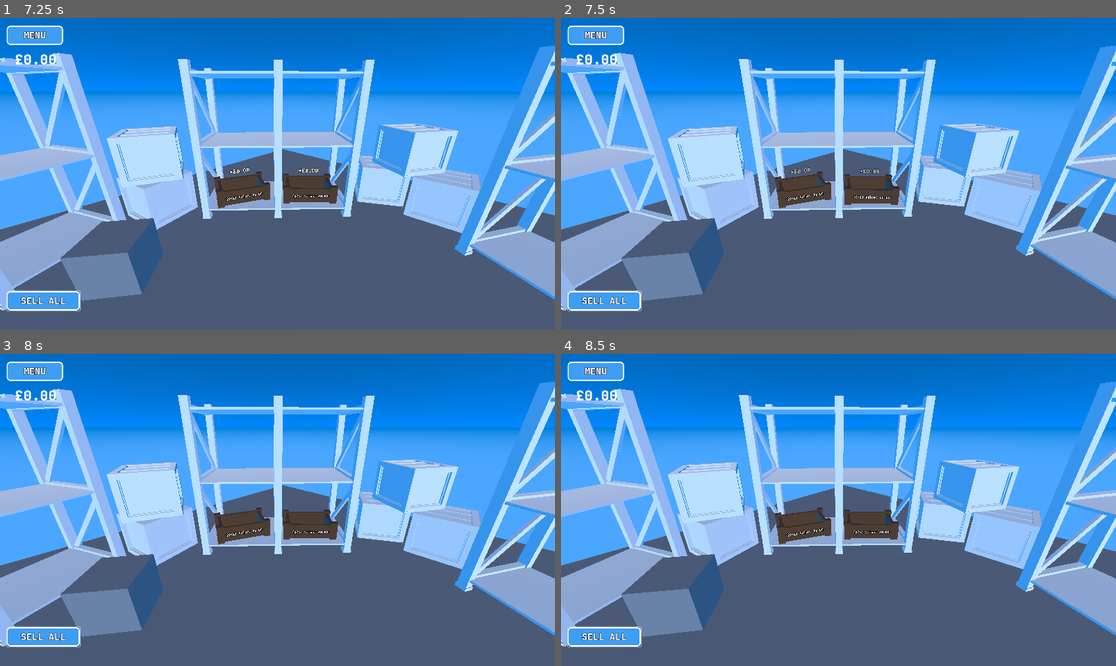
Above: before the commit, frames 1-4 (two rows, left to right).
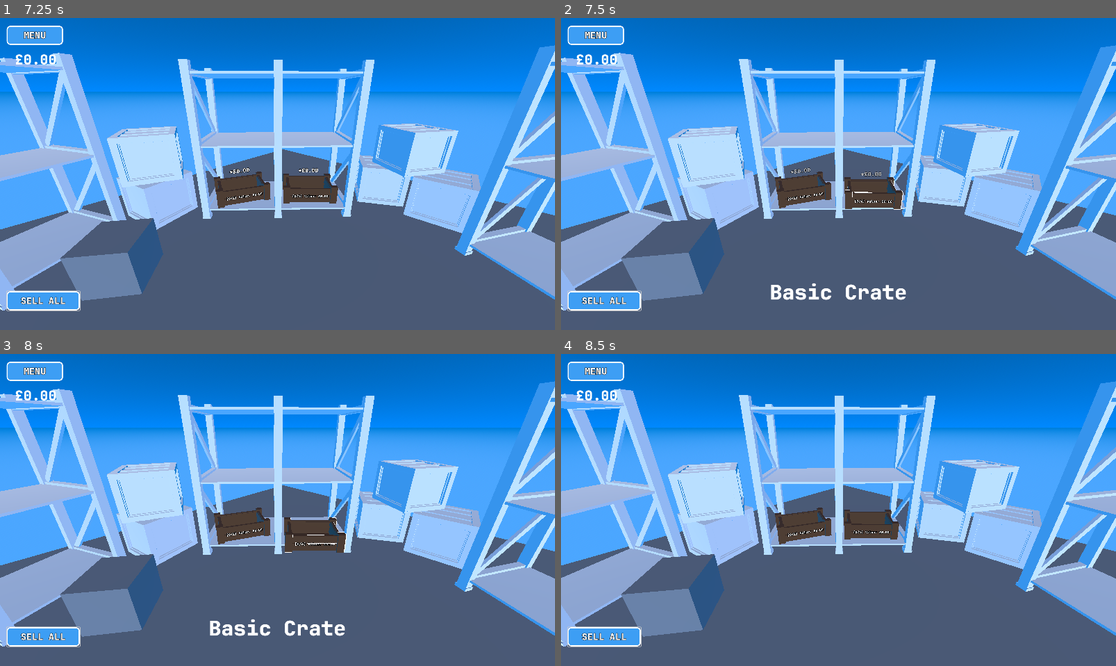
Above: after the commit, the same moments.

Repository: corporal1chicken/our-first-egg
Game: Godot game, scene res://world.tscn
The game is run twice, just before and just after one commit, with the same random seed, the same clock (stepped at 60 frames per second) and the same inputs.
Inputs (mouse positions are in pixels of both pictures, inside the frame that each line leads up to):
- Up to frame 1 (7.25 s): click "PLAY" at 0.5 s; click "SELL ALL" at 1.25 s; click "MENU" at 2 s; click "PLAY" at 2.75 s; click "SELL ALL" at 3.5 s; click "SELL ALL" at 4.25 s; tap Enter at 5 s; move the mouse to (249, 236) at 5.02 s; click (249, 236) at 5.17 s; tap Space at 5.75 s; move the mouse to (444, 220) at 5.77 s; click (444, 220) at 5.92 s; move the mouse to (111, 127) at 6.52 s; click (111, 127) at 6.67 s
- Up to frame 2 (7.5 s): tap Enter at 7.25 s; move the mouse to (866, 174) at 7.27 s; click (866, 174) at 7.42 s
- Up to frame 3 (8 s): no input
- Up to frame 4 (8.5 s): move the mouse to (755, 432) at 8.02 s; click (755, 432) at 8.17 s

Frame 1 is identical in both runs. In frame 2, 1.0% of the frame differs, in the area x 37-63%, y 48-91%; in frame 3, 1.4%, in the area x 37-63%, y 49-91%; in frame 4, nothing differs.

Commit message:
Core Rewrite + Bug Fixes

Diff:
--- a/globals/manager.gd
+++ /dev/null
@@ -1,35 +0,0 @@
-extends Node
-
-var is_on_menu: bool = true
-
-var holding_egg: bool = false
-var egg_scene: Interactable
-
-var player_money: float = 0.0
-
-func set_egg(egg: PackedScene):
-	var clone: Interactable = egg.instantiate()
-	get_tree().current_scene.add_child(clone)
-
-	egg_scene = clone
-	clone.call("spawn_egg")
-
-func set_holding_egg():
-	holding_egg = true
-	Signals.is_holding_egg.emit()
-
-func cancel_egg():
-	holding_egg = false
-
-	Signals.finished_holding_egg.emit()
-
-func clear_egg():
-	egg_scene.queue_free()
-	egg_scene = null
-	holding_egg = false
-
-	Signals.finished_holding_egg.emit()
-
-func add_money(amount: float):
-	player_money += amount
-	Signals.update_ui.emit()
--- /dev/null
+++ b/globals/manager/manager.gd
@@ -0,0 +1,72 @@
+extends Node
+
+var template: Interactable
+var crates: Node3D
+
+var player_money: float = 0.0
+var on_menu: bool = true
+var holding_egg: bool = false
+
+var egg: Interactable
+
+func change_money(action: String, amount: float):
+	match action:
+		"add": player_money += amount
+		"remove": player_money -= amount
+
+	Signals.update_ui.emit()
+
+func create_egg():
+	var clone = template.duplicate()
+	get_tree().current_scene.add_child(clone)
+
+	egg = clone
+
+	await get_tree().process_frame
+
+	clone.call("setup")
+
+func start_hold_egg():
+	holding_egg = true
+	Signals.start_hold_egg.emit()
+
+func cancel_hold_egg():
+	holding_egg = false
+	Signals.end_hold_egg.emit()
+
+func end_hold_egg():
+	egg.queue_free()
+	egg = null
+
+	holding_egg = false
+	Signals.end_hold_egg.emit()
+
+func sell_all():
+	for child in crates.get_children():
+		child.selling()
+
+"""
+var is_on_menu: bool = true
+
+var holding_egg: bool = false
+
+var player_money: float = 0.0
+
+func set_holding_egg():
+	holding_egg = true
+	Signals.is_holding_egg.emit()
+
+func cancel_egg():
+	holding_egg = false
+
+	Signals.finished_holding_egg.emit()
+
+func clear_egg():
+	holding_egg = false
+
+	Signals.finished_holding_egg.emit()
+
+func add_money(amount: float):
+	player_money += amount
+	Signals.update_ui.emit()
+"""
--- /dev/null
+++ b/globals/manager/manager.tscn
@@ -0,0 +1,6 @@
+[gd_scene load_steps=2 format=3 uid="uid://bxbjiu2xg7j17"]
+
+[ext_resource type="Script" uid="uid://b51a3ef0buh2l" path="res://globals/manager/manager.gd" id="1_1b3nq"]
+
+[node name="manager" type="Node3D"]
+script = ExtResource("1_1b3nq")
--- a/globals/signals.gd
+++ b/globals/signals.gd
@@ -3,11 +3,9 @@
 signal hover_started(hover_text)
 signal hover_ended()
 
-signal is_holding_egg()
-signal finished_holding_egg()
-
 signal update_ui()
 signal menu_opened()
 signal menu_closed()
 
-signal sell_crates()
+signal start_hold_egg()
+signal end_hold_egg()
--- a/project.godot
+++ b/project.godot
@@ -18,7 +18,7 @@
 [autoload]
 
 Signals="*res://globals/signals.gd"
-Manager="*res://globals/manager.gd"
+Manager="*res://globals/manager/manager.tscn"
 
 [display]
 
--- a/scenes/chicken/chicken.gd
+++ b/scenes/chicken/chicken.gd
@@ -1,7 +1,4 @@
 extends Interactable
-
-@export_category("Chicken")
-@export var egg: PackedScene
 
 func _ready():
 	_add_to_group(self)
@@ -13,11 +10,4 @@
 	pass
 
 func clicked():
-	if Manager.holding_egg: return
-
-	#var clone: Interactable = egg.instantiate()
-	#get_tree().current_scene.add_child(clone)
-
-	#Manager.egg_scene = clone
-	Manager.set_egg(egg)
-	#clone.call("spawn_egg")
+	Manager.create_egg()
--- a/scenes/crate/crate.gd
+++ b/scenes/crate/crate.gd
@@ -1,5 +1,124 @@
 extends Interactable
 
+@export_category("Crate")
+@export var accepts: String
+@export var current_fill: int = 0
+@export var max_capacity: int = 4
+@export var crate_value: float = 0.0
+@export var hover_position: Vector3
+@export var default_position: Vector3
+@export var item_position: Vector3
+
+enum CrateState{FILLING, SELLING}
+
+var crate_state: CrateState
+
+var move_tween: Tween
+
+var mouse_hovering: bool = false
+var busy: bool = false
+
+func _ready():
+	_add_to_group(self)
+
+	default_position = self.position
+	crate_state = CrateState.FILLING
+
+	_update_text()
+
+	Signals.start_hold_egg.connect(_on_start_hold)
+	Signals.end_hold_egg.connect(_on_end_hold)
+
+func _hover_state():
+	var target_position = hover_position if mouse_hovering else default_position
+
+	if move_tween and move_tween.is_running():
+		move_tween.kill()
+
+	move_tween = create_tween()
+	move_tween.tween_property(self, "position", target_position, 0.3)
+
+func _update_text():
+	$current_value.text = "[%d/%d] Value: £%s0" % [current_fill, max_capacity, str(crate_value)]
+	$sell_receipt.text = "+£%s0" % str(crate_value)
+
+func _check_if_full() -> bool:
+	return true if max_capacity == current_fill else false
+
+func selling():
+	if busy: return
+	busy = true
+	block_click = true
+	Manager.change_money("add", crate_value)
+
+	$AnimationPlayer.play("sell_receipt")
+	await $AnimationPlayer.animation_finished
+	$AnimationPlayer.play("RESET")
+
+	current_fill = 0
+	crate_value = 0.0
+
+	_update_text()
+	busy = false
+	block_click = false
+	_hover_state()
+
+func _filling():
+	if busy: return
+	if not Manager.holding_egg: return
+	if _check_if_full(): return
+
+	await Manager.egg.tween_egg("position", $Node3D.global_position, 0.8)
+
+	var multiplier: float = 1.0
+
+	if accepts != Manager.egg.get_type():
+		multiplier = 0.5
+
+	crate_value += Manager.egg.get_sell_value() * multiplier
+	current_fill += 1
+
+	_update_text()
+
+	Manager.end_hold_egg()
+
+	busy = false
+	block_click = false
+
+	_hover_state()
+
+func clicked():
+	if busy: return
+
+	match crate_state:
+		0: _filling()
+		1: selling()
+
+func start_hover():
+	mouse_hovering = true
+
+	if Manager.holding_egg: $red_outline.visible = false
+
+	$white_outline.visible = true
+	_hover_state()
+
+func exit_hover():
+	mouse_hovering = false
+	if Manager.holding_egg:
+		$red_outline.visible = true
+
+	$white_outline.visible = false
+	_hover_state()
+
+func _on_start_hold():
+	$red_outline.visible = true
+	crate_state = CrateState.FILLING
+
+func _on_end_hold():
+	$red_outline.visible = false
+	crate_state = CrateState.SELLING
+
+"""
 @export_category("Crate")
 @export var accepts: String
 @export var is_full: bool = false
@@ -26,8 +145,8 @@
 	default_position = self.position
 	current_state = State.SELLING
 
-	Signals.is_holding_egg.connect(_on_holding_egg)
-	Signals.finished_holding_egg.connect(_on_finished_holding_egg)
+	Signals.start_hold_egg.connect(_on_holding_egg)
+	Signals.end_hold_egg.connect(_on_finished_holding_egg)
 	Signals.sell_crates.connect(_selling)
 
 func _tween_crate(property: String, change, duration):
@@ -72,7 +191,7 @@
 	$AnimationPlayer.play("RESET")
 
 func _selling():
-	Manager.add_money(sell_value)
+	Manager.change_money("add", sell_value)
 
 	_sell_receipt()
 
@@ -88,31 +207,29 @@
 	block_hover = true
 	block_click = true
 
-	await Manager.egg_scene.tween_egg("position", item_position.global_position, 0.8)
+	await Manager.egg.tween_egg("position", item_position.global_position, 0.8)
 
 	var multiplier: float = 1.0
 
-	if accepts != Manager.egg_scene.get_type():
+	if accepts != Manager.egg.get_type():
 		multiplier = 0.5
 
-	sell_value += Manager.egg_scene.get_sell_value() * multiplier
+	sell_value += Manager.egg.get_sell_value() * multiplier
 	current_fill += 1
 
 	if current_fill >= max_capacity: is_full = true
 
 	$current_value.text = "[%d/%d] Value: £%s0" % [current_fill, max_capacity, str(sell_value)]
 
-	Manager.clear_egg()
+	Manager.end_hold_egg()
 	_hover_actions("exit")
 	block_hover = false
 	block_click = false
 
 func clicked():
 	match current_state:
-		0:
-			_filling()
-		1:
-			_selling()
+		0: _filling()
+		1: _selling()
 
 func _on_holding_egg():
 	red_outline.visible = true
@@ -125,3 +242,4 @@
 	current_state = State.SELLING
 	_hover_actions("exit")
 	block_hover = false
+"""
--- a/scenes/crate/crate.tscn
+++ b/scenes/crate/crate.tscn
@@ -3,6 +3,45 @@
 [ext_resource type="Script" uid="uid://bs481merf0egh" path="res://scenes/crate/crate.gd" id="1_jpei4"]
 [ext_resource type="PackedScene" uid="uid://bjw31wopisgbx" path="res://scenes/crate/crate.glb" id="2_j1jke"]
 [ext_resource type="FontFile" uid="uid://2lelg2toamun" path="res://assets/fonts/jetbrains_extrabold.ttf" id="3_3v208"]
+
+[sub_resource type="Animation" id="Animation_ssudb"]
+length = 0.001
+tracks/0/type = "value"
+tracks/0/imported = false
+tracks/0/enabled = true
+tracks/0/path = NodePath("sell_receipt:position")
+tracks/0/interp = 1
+tracks/0/loop_wrap = true
+tracks/0/keys = {
+"times": PackedFloat32Array(0),
+"transitions": PackedFloat32Array(1),
+"update": 0,
+"values": [Vector3(-0.662686, -0.009417782, -0.24992484)]
+}
+tracks/1/type = "value"
+tracks/1/imported = false
+tracks/1/enabled = true
+tracks/1/path = NodePath("sell_receipt:modulate")
+tracks/1/interp = 1
+tracks/1/loop_wrap = true
+tracks/1/keys = {
+"times": PackedFloat32Array(0),
+"transitions": PackedFloat32Array(1),
+"update": 0,
+"values": [Color(1, 1, 1, 0)]
+}
+tracks/2/type = "value"
+tracks/2/imported = false
+tracks/2/enabled = true
+tracks/2/path = NodePath("sell_receipt:outline_modulate")
+tracks/2/interp = 1
+tracks/2/loop_wrap = true
+tracks/2/keys = {
+"times": PackedFloat32Array(0),
+"transitions": PackedFloat32Array(1),
+"update": 0,
+"values": [Color(0, 0, 0, 0)]
+}
 
 [sub_resource type="Animation" id="Animation_3v208"]
 resource_name = "sell_receipt"
@@ -44,45 +83,6 @@
 "values": [Color(0, 0, 0, 0), Color(0, 0, 0, 1), Color(0, 0, 0, 1), Color(0, 0, 0, 0)]
 }
 
-[sub_resource type="Animation" id="Animation_ssudb"]
-length = 0.001
-tracks/0/type = "value"
-tracks/0/imported = false
-tracks/0/enabled = true
-tracks/0/path = NodePath("sell_receipt:position")
-tracks/0/interp = 1
-tracks/0/loop_wrap = true
-tracks/0/keys = {
-"times": PackedFloat32Array(0),
-"transitions": PackedFloat32Array(1),
-"update": 0,
-"values": [Vector3(-0.662686, -0.009417782, -0.24992484)]
-}
-tracks/1/type = "value"
-tracks/1/imported = false
-tracks/1/enabled = true
-tracks/1/path = NodePath("sell_receipt:modulate")
-tracks/1/interp = 1
-tracks/1/loop_wrap = true
-tracks/1/keys = {
-"times": PackedFloat32Array(0),
-"transitions": PackedFloat32Array(1),
-"update": 0,
-"values": [Color(1, 1, 1, 0)]
-}
-tracks/2/type = "value"
-tracks/2/imported = false
-tracks/2/enabled = true
-tracks/2/path = NodePath("sell_receipt:outline_modulate")
-tracks/2/interp = 1
-tracks/2/loop_wrap = true
-tracks/2/keys = {
-"times": PackedFloat32Array(0),
-"transitions": PackedFloat32Array(1),
-"update": 0,
-"values": [Color(0, 0, 0, 0)]
-}
-
 [sub_resource type="AnimationLibrary" id="AnimationLibrary_37q77"]
 _data = {
 &"RESET": SubResource("Animation_ssudb"),
@@ -109,7 +109,7 @@
 [sub_resource type="BoxShape3D" id="BoxShape3D_j1jke"]
 size = Vector3(1.5881348, 0.7529297, 2.2070313)
 
-[node name="crate" type="StaticBody3D"]
+[node name="crate" type="AnimatableBody3D"]
 transform = Transform3D(0.6, 0, 0, 0, 0.6, 0, 0, 0, 0.6, 0, 0, 0)
 script = ExtResource("1_jpei4")
 hover_text = "Basic Crate"
@@ -151,9 +151,6 @@
 transform = Transform3D(1, 0, 0, 0, 1, 0, 0, 0, 1, -0.65826416, 0, -0.2734375)
 shape = SubResource("BoxShape3D_j1jke")
 
-[node name="item_position" type="Node3D" parent="."]
-transform = Transform3D(0.99999976, 0, 0, 0, 0.99999976, 0, 0, 0, 0.99999976, -0.65075165, 0.23811248, -0.268968)
-
 [node name="current_value" type="Label3D" parent="."]
 transform = Transform3D(-4.371138e-08, 0, 0.99999976, 0, 0.99999976, 0, -0.99999976, 0, -4.371138e-08, 0.07380207, -0.0542468, -0.28156188)
 text = "[0/4] Value: £0.00"
@@ -168,6 +165,9 @@
 font = ExtResource("3_3v208")
 font_size = 48
 
+[node name="Node3D" type="Node3D" parent="."]
+transform = Transform3D(0.99999976, 0, 0, 0, 0.99999976, 0, 0, 0, 0.99999976, -0.6536404, 0.24810758, -0.25898972)
+
 [editable path="mesh"]
 [editable path="white_outline"]
 [editable path="red_outline"]
--- a/scenes/egg/egg.gd
+++ b/scenes/egg/egg.gd
@@ -5,43 +5,39 @@
 
 @onready var mesh_instance: MeshInstance3D = $MeshInstance3D
 
-const NEW_POSITION = Vector3(0.2, 0.3, 1.0)
-const STARTING_OFFSET = Vector3(0.0, 4.0, 0.0)
-const DEFAULT_TWEEN_DURATION: float = 1.0
+const GROUND_POSITION = Vector3(0.2, 0.3, 1.0)
 
 enum State{IDLE, HELD}
 
 var current_type: Dictionary
 var current_state: State
 
+var move_tween: Tween
+
 func _ready():
 	_add_to_group(self)
 
 	current_state = State.IDLE
 
-func _change_colour(colour: Color):
+func tween_egg(property: String, change, duration: float):
+	if move_tween and move_tween.is_running():
+		move_tween.kill()
+
+	move_tween = create_tween()
+
+	move_tween.tween_property(self, property, change, duration).set_trans(Tween.TRANS_SINE)
+	await move_tween.finished
+
+func setup():
+	await get_tree().process_frame
+
+	var chosen_egg = egg_types.keys().pick_random()
+	current_type = egg_types[chosen_egg]
+
 	var material = mesh_instance.get_surface_override_material(0)
-	material.albedo_color = colour
+	material.albedo_color = current_type.colour
 
-func tween_egg(property: String, change, duration: float):
-	var tween = create_tween()
-
-	tween.tween_property(self, property, change, duration or DEFAULT_TWEEN_DURATION).set_trans(Tween.TRANS_SINE)
-	await tween.finished
-
-func spawn_egg():
-	var chosen_egg = egg_types.keys().pick_random()
-
-	current_type = egg_types[chosen_egg]
-	_change_colour(current_type.colour)
-
-	var starting_position = NEW_POSITION + STARTING_OFFSET
-	self.position = starting_position
-
-	#var tween = create_tween()
-
-	#tween.tween_property(self, "position", NEW_POSITION, 1.0)
-	tween_egg("position", NEW_POSITION, 1.0)
+	await tween_egg("position", GROUND_POSITION, 1.0)
 
 func get_sell_value():
 	return current_type.value
@@ -59,8 +55,8 @@
 	match current_state:
 		0:
 			if Manager.holding_egg: return
-			Manager.set_holding_egg()
+			Manager.start_hold_egg()
 			current_state = State.HELD
 		1:
-			Manager.cancel_egg()
+			Manager.cancel_hold_egg()
 			current_state = State.IDLE
--- /dev/null
+++ b/scripts/egg_handler.gd
@@ -0,0 +1,14 @@
+extends Node3D
+
+var template: Interactable
+var egg: Interactable
+
+func duplicate_egg():
+	if Manager.holding_egg: return
+
+	var clone = template.duplicate()
+	get_tree().current_scene.add_child(clone)
+
+	egg = clone
+
+	clone.call("setup")
--- a/scripts/hover.gd
+++ b/scripts/hover.gd
@@ -5,7 +5,7 @@
 var current_hover = null
 
 func _process(_delta: float):
-	if Manager.is_on_menu: return
+	if Manager.on_menu: return
 
 	var mouse_position = get_viewport().get_mouse_position()
 
--- a/ui/main_menu/main_menu.gd
+++ b/ui/main_menu/main_menu.gd
@@ -37,7 +37,7 @@
 	button.release_focus()
 
 func show_menu():
-	Manager.is_on_menu = true
+	Manager.on_menu = true
 	self.visible = true
 
 	Signals.menu_opened.emit()
@@ -45,7 +45,7 @@
 	animation_player.play_backwards("play")
 
 func hide_menu():
-	Manager.is_on_menu = false
+	Manager.on_menu = false
 
 	Signals.menu_closed.emit()
 
--- a/ui/user_interface.gd
+++ b/ui/user_interface.gd
@@ -8,8 +8,8 @@
 	Signals.update_ui.connect(_on_update_ui)
 	Signals.menu_opened.connect(_on_menu_opened)
 	Signals.menu_closed.connect(_on_menu_closed)
-	Signals.is_holding_egg.connect(_on_holding_egg)
-	Signals.finished_holding_egg.connect(_on_cancel_egg)
+	Signals.start_hold_egg.connect(_on_holding_egg)
+	Signals.end_hold_egg.connect(_on_cancel_egg)
 
 func _on_hover_started(hover_text):
 	interaction_label.text = hover_text
@@ -41,4 +41,4 @@
 	$CanvasLayer/egg_status.visible = false
 
 func _on_sell_all_pressed() -> void:
-	Signals.sell_crates.emit()
+	Manager.sell_all()
--- /dev/null
+++ b/world.gd
@@ -0,0 +1,5 @@
+extends Node3D
+
+func _ready() -> void:
+	Manager.template = $template
+	Manager.crates = $build/crates
--- a/world.tscn
+++ b/world.tscn
@@ -1,6 +1,7 @@
-[gd_scene load_steps=12 format=3 uid="uid://oo6t5nyoeyde"]
+[gd_scene load_steps=13 format=3 uid="uid://oo6t5nyoeyde"]
 
 [ext_resource type="Script" uid="uid://2xm1eo2six2a" path="res://scripts/hover.gd" id="1_f3sb7"]
+[ext_resource type="Script" uid="uid://xjxmssdetvb4" path="res://world.gd" id="1_ioo17"]
 [ext_resource type="PackedScene" uid="uid://do4r82hqr4u1n" path="res://scenes/chicken/chicken.tscn" id="4_036b0"]
 [ext_resource type="PackedScene" uid="uid://dwk11d5qjyiai" path="res://ui/user_interface.tscn" id="4_aqk2v"]
 [ext_resource type="PackedScene" uid="uid://ddikpf4n1i5wd" path="res://scenes/crate/crate.tscn" id="5_036b0"]
@@ -24,6 +25,7 @@
 [sub_resource type="BoxMesh" id="BoxMesh_tlwt5"]
 
 [node name="world" type="Node3D"]
+script = ExtResource("1_ioo17")
 
 [node name="WorldEnvironment" type="WorldEnvironment" parent="."]
 environment = SubResource("Environment_fj7yv")
@@ -52,13 +54,13 @@
 [node name="basic" parent="build/crates" instance=ExtResource("5_036b0")]
 transform = Transform3D(0.3653911, 0, 0.34130535, 0, 0.5, 0, -0.34130535, 0, 0.3653911, -1.9335861, 0.52806133, 0.99138165)
 accepts = "basic"
-hover_position = Vector3(-1.394, 0.528, 0.46)
+hover_position = Vector3(-1.47, 0.528, 0.522)
 
-[node name="basic2" parent="build/crates" instance=ExtResource("5_036b0")]
+[node name="rare" parent="build/crates" instance=ExtResource("5_036b0")]
 transform = Transform3D(0.22788128, 0, 0.4450507, 0, 0.5, 0, -0.4450507, 0, 0.22788128, -0.9452728, 0.52806133, 1.954659)
 accepts = "rare"
 max_capacity = 2
-hover_position = Vector3(-0.65, 0.528, 1.56)
+hover_position = Vector3(-0.58, 0.528, 1.476)
 hover_text = "Rare Crate"
 
 [node name="decor" type="Node3D" parent="build"]
@@ -85,8 +87,10 @@
 
 [node name="chicken" parent="." instance=ExtResource("4_036b0")]
 transform = Transform3D(0.5434251, 0, -0.441236, 0, 0.7, 0, 0.441236, 0, 0.5434251, 1.1285251, 0.45620292, 1.7815998)
-egg = ExtResource("5_dwbse")
 
 [node name="DirectionalLight3D" type="DirectionalLight3D" parent="."]
 transform = Transform3D(-0.85775065, -0.23591211, 0.45673794, 0.0053635146, 0.88432556, 0.46684036, -0.5140382, 0.40288228, -0.7572653, 4.569177, 6.444495, -8.916667)
 light_energy = 0.5
+
+[node name="template" parent="." instance=ExtResource("5_dwbse")]
+transform = Transform3D(0.5, 0, 0, 0, 0.5, 0, 0, 0, 0.5, 0, 4, 1.2)
Renamed: globals/manager.gd.uid -> globals/manager/manager.gd.uid
Not shown, added: scripts/egg_handler.gd.uid
Not shown, added: world.gd.uid
